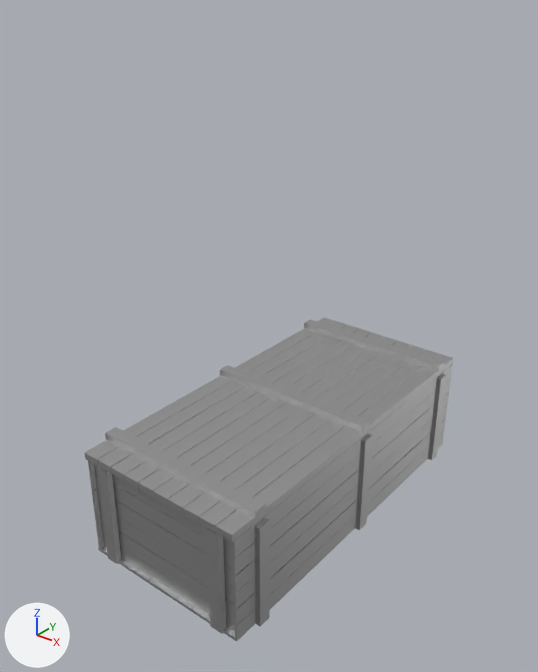
The FBX model Assets/Environment/Meshes/box_02.fbx as it was, and as the next commit left it.
Rendered twice from a camera (50 mm lens) standing at (1.89, -2.54, 2.44) and looking at (-0.04, -0.13, 0.94). Every picture has the same lights, and +X, +Y and +Z are marked at lower left. Where no turn or scale is listed for an object, it has been applied to the vertices.
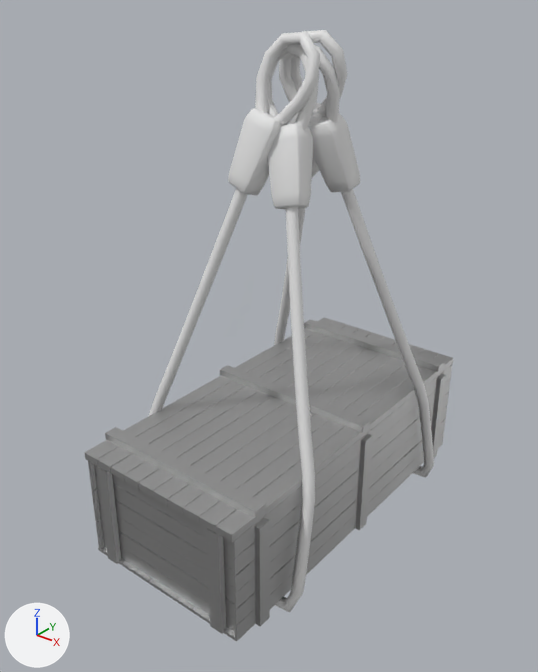
The newer file is also rescaled (x1.25) as a whole; pictures and numbers use the older file's frame.

What differs and where, as boxes (x1, y1, x2, y2) in the pictures (538 x 672 px):
'Cylinder.001', added: after (149, 30, 434, 612)
    faces in mat_material_001 (its picture is missing): (149, 30, 434, 612)
    faces in mat_t_slingend (white #e7e7e7): (228, 102, 360, 209)

Edits to the bpy script that builds the scene:
```text
Add mat_t_slingend:
    mat_t_slingend = principled_material('T_SlingEnd')
    mat_t_slingend.base_color = (0.8, 0.8, 0.8)  # white #e7e7e7
    mat_t_slingend.roughness = 0.555
Add mat_material_001:
    mat_material_001 = principled_material('Material.001')
    mat_material_001.base_color = (0.8, 0.8, 0.8)  # white #e7e7e7
Add me_cylinder_004:
    me_cylinder_004.from_pydata(...)  # 1344 vertices, 1304 faces; spans x -0.51..0.52, y -0.64..0.64, z -0.05..2.24
    # faces by material slot: [1104, 200]
    me_cylinder_004.materials.append(mat_material_001)  # its picture is missing
    me_cylinder_004.materials.append(mat_t_slingend)  # white #e7e7e7
Add ob_cylinder_001:
    ob_cylinder_001 = bpy.data.objects.new('Cylinder.001', me_cylinder_004)
    ob_cylinder_001.location = (0.0, 0.0, 0.0)
```
